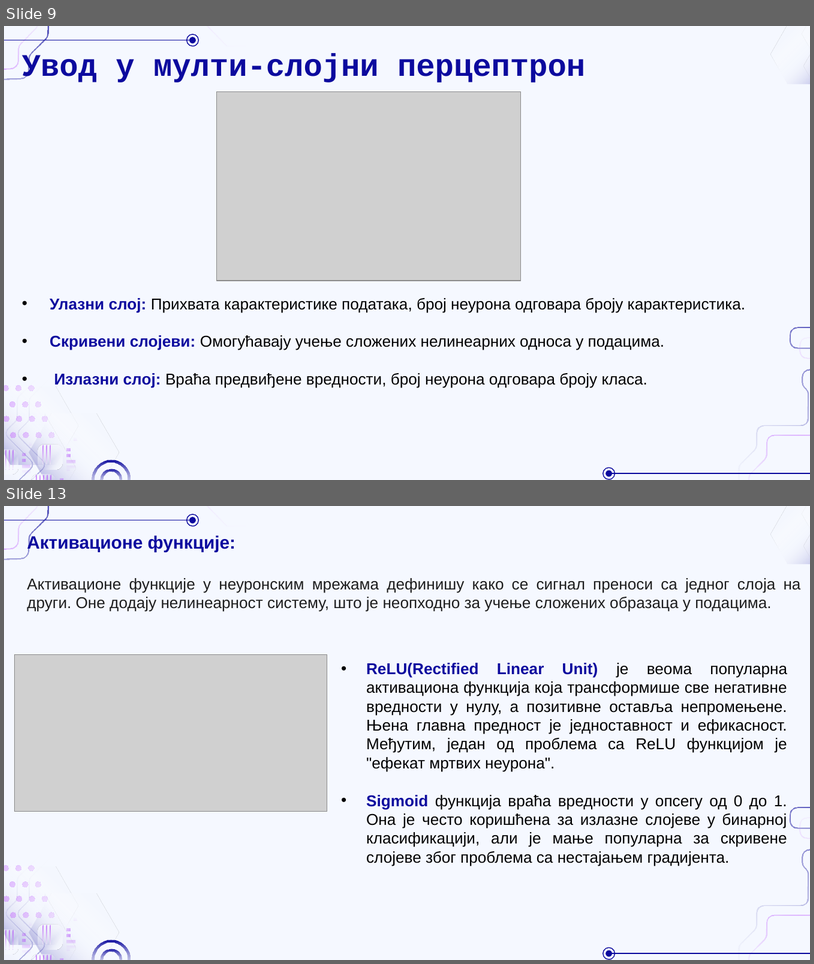
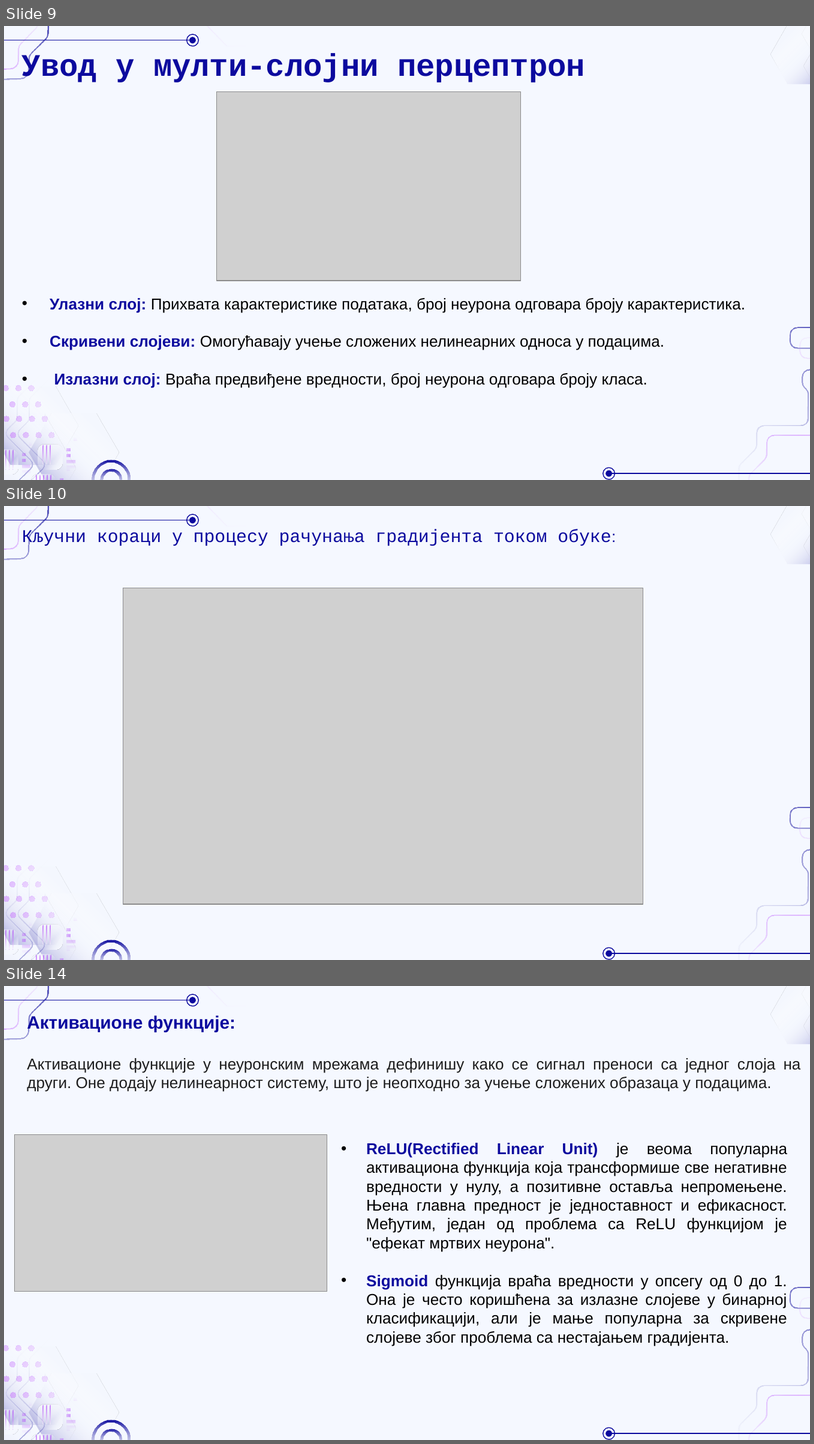
Before and after one commit to NastasijaaS/Predicting-mobile-user-distribution-in-the-Azimuth-Plane-using-MLP-neural-network, a slide deck: Пројекат4.pptx. Shown one above the other, each under a label of ours: slides 9 and 13 before the commit, slides 9, 10 and 14 after it; the slides between them are not shown. The pictures are 814x964 and 814x1444 pixels, drawn with LibreOffice and Linux fonts; fonts in the diff are those of the drawing; grey boxes stand for pictures; background and template pictures are left out. Boxes give left, top, right and bottom in pixels: in the first picture for what was removed or moved away, otherwise in the second. Text is boxed around its words. In the diff, an @@ line names an element or a change of style, - is before the commit and + after.

```diff
--- a/Пројекат4.pptx
+++ b/Пројекат4.pptx
@@ slide 10 added at <box>4,506,810,960</box>, background #F5F8FF; not listed: 46 template elements that a slide beside it also shows @@
@@ title added at <box>22,529,611,547</box>, 16 pt, text #0C0A9E @@
+Кључни кораци у процесу рачунања градијента током обуке:
@@ picture added at <box>123,588,644,904</box> @@
@@ what was slide 13 is now slide 14 @@
```
Also in this commit, not shown: 4 slides changed, 1 other slide added, 1 slide removed.
